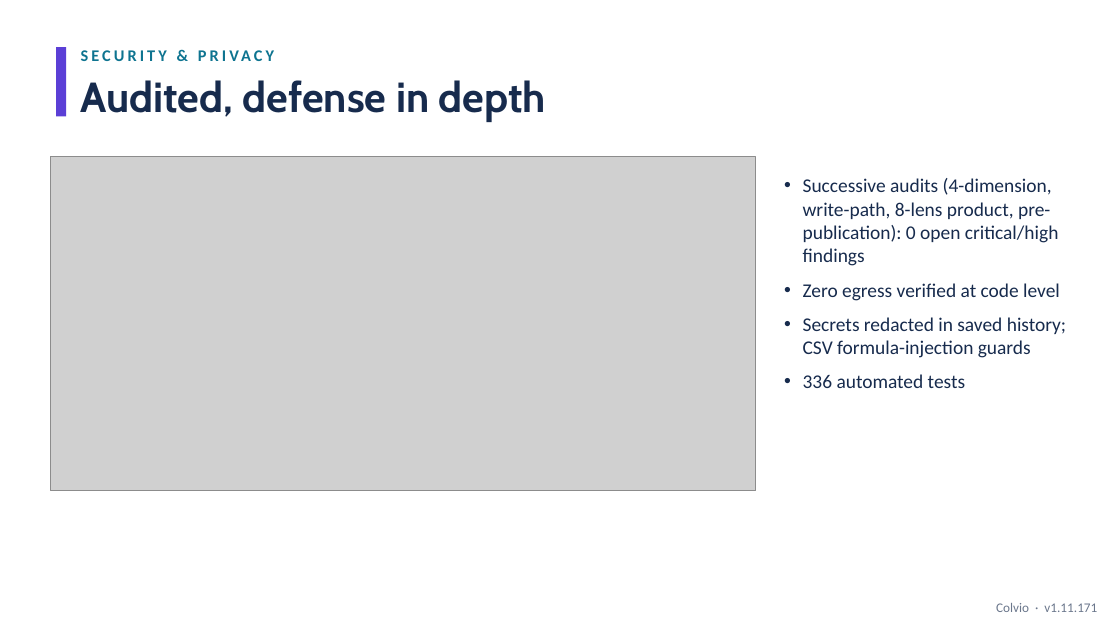
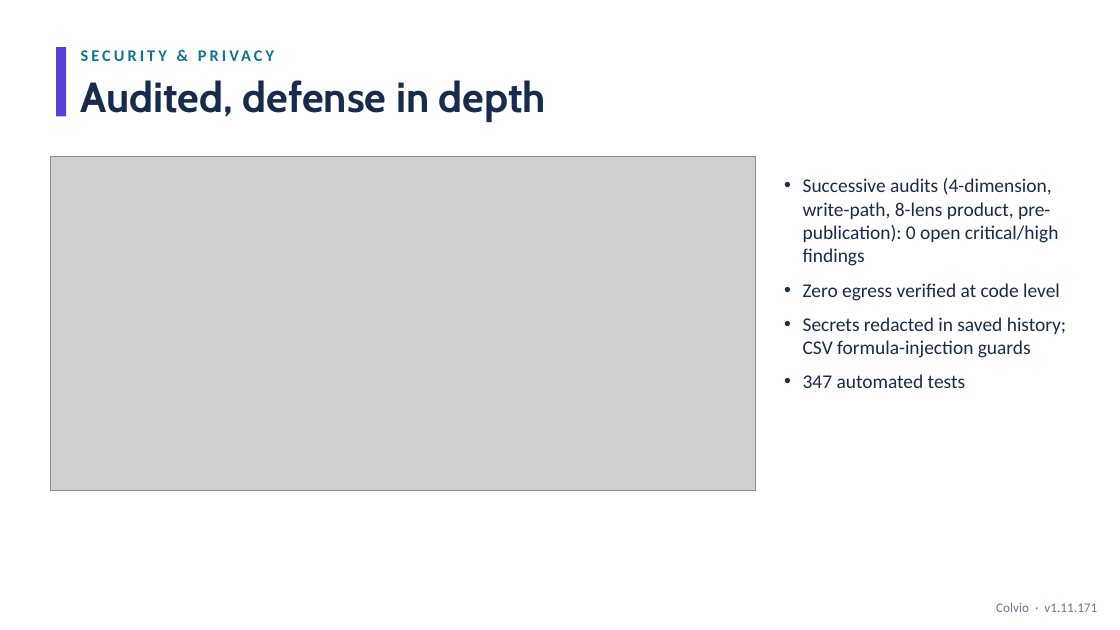
Before and after one commit to zmissoum/colvio, a slide deck: slide 10 of docs/Colvio_Walkthrough.pptx. Drawn at 1120x630 pixels with LibreOffice and Linux fonts; fonts in the diff are those of the drawing; grey boxes stand for pictures. Boxes give left, top, right and bottom in pixels: in the first picture for what was removed or moved away, otherwise in the second. Text is boxed around its words. In the diff, an @@ line names an element or a change of style, - is before the commit and + after.

```diff
--- a/docs/Colvio_Walkthrough.pptx
+++ b/docs/Colvio_Walkthrough.pptx
@@ text at (803, 374, 965, 388): text changed @@
-• 336 automated tests
+• 347 automated tests
```
Also in this commit, not shown: 57 other files.
